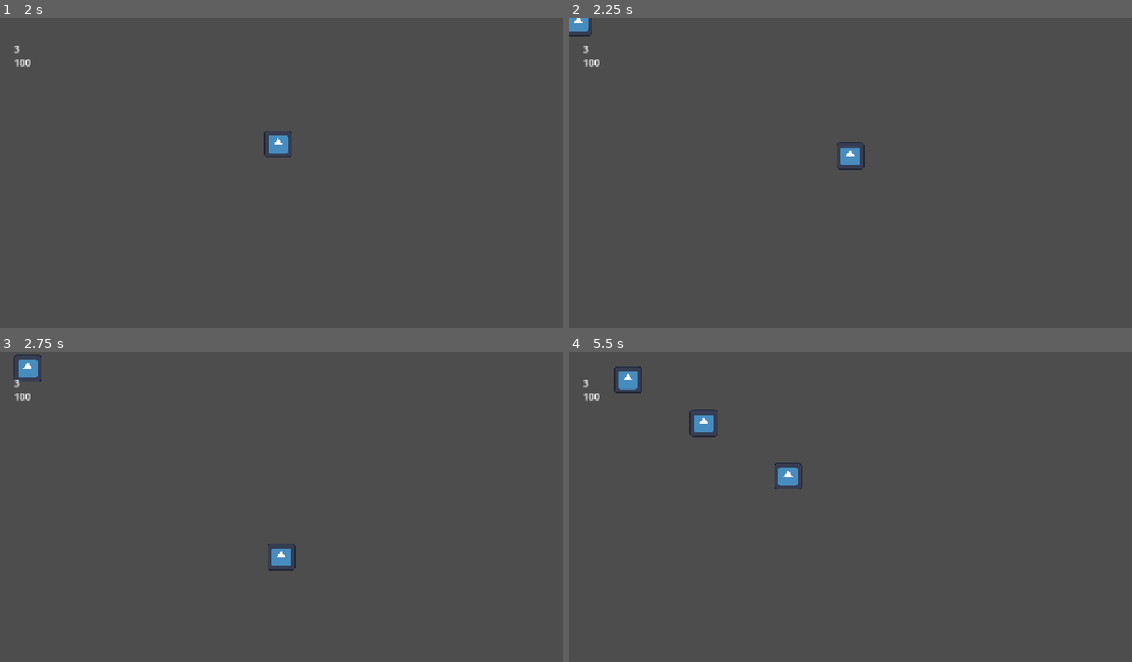
Above: before the commit, frames 1-4 (two rows, left to right).
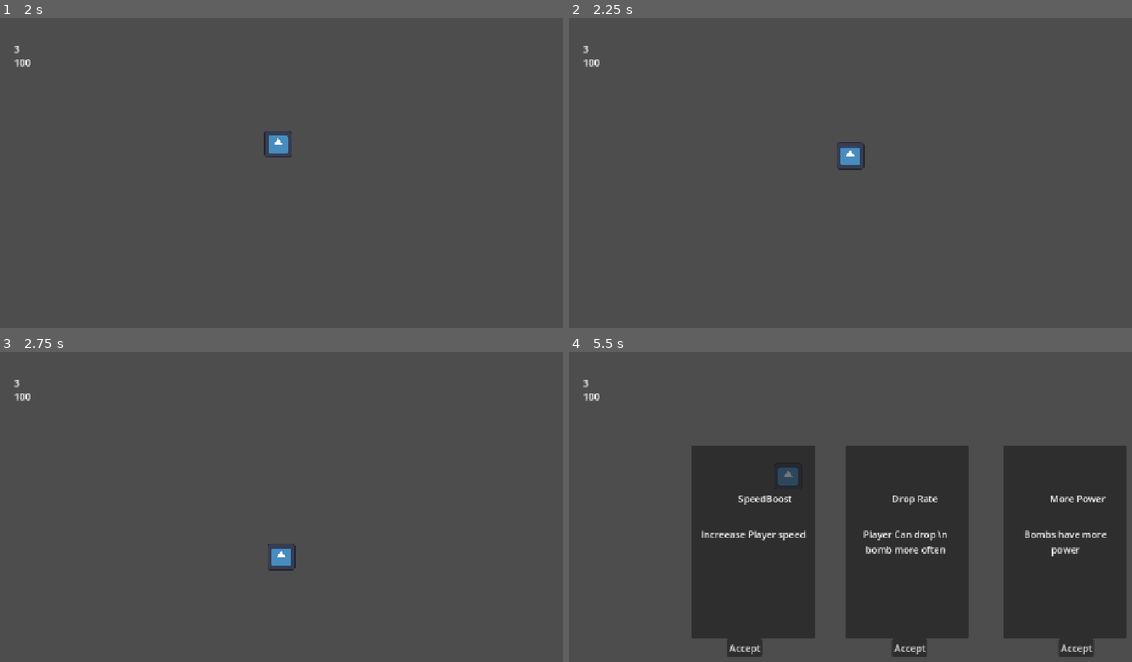
Above: after the commit, the same moments.

Repository: Yu-xo/GMTK2026
Game: Godot game, scene res://Scenes/Main/Main.tscn
Same seed, same stepped clock (60 frames per second), same inputs: the game is played once before the commit and once after it. The engine's default icon, where the game draws it, is replaced by a stand-in: a white triangle on a blue panel in a dark square.
Inputs (mouse positions are in pixels of both pictures, inside the frame that each line leads up to):
- Up to frame 1 (2 s): click "Accept" at 0.5 s; tap Enter at 1.25 s; move the mouse to (484, 188) at 1.27 s; hold D (right) from 1.28 s (still down); hold Shift (dash) from 1.28 s (still down)
- Up to frame 2 (2.25 s): move the mouse to (771, 225) at 2.02 s; release D (right) at 2.03 s; release Shift (dash) at 2.03 s; hold S (down) from 2.03 s (still down); click (771, 225) at 2.1 s
- Up to frame 3 (2.75 s): keep holding S (down); tap Shift (dash) at 2.3 s
- Up to frame 4 (5.5 s): move the mouse to (974, 457) at 2.77 s; release S (down) at 2.78 s; hold D (right) 2.78-3.53 s; hold Shift (dash) 2.78-3.53 s; move the mouse to (873, 618) at 3.52 s; hold W (up) 3.53-4.28 s; tap Shift (dash) at 3.6, 4.55, 5.1 s; move the mouse to (1109, 600) at 4.27 s; press the mouse at (1109, 600) at 4.28 s; hold A (left) from 4.28 s (still down); move the mouse to (704, 485) at 5.02 s; release the mouse at (704, 485) at 5.03 s

Frame 1 is identical in both runs. In frame 2, 0.2% of the frame differs, in the area x 0-5%, y 0-6%; in frame 3, 0.2%; in frame 4, 42%, in the area x 7-99%, y 4-99%.

Commit message:
FixedRefreshBug

Diff:
--- a/Data/DashLen.tres
+++ b/Data/DashLen.tres
@@ -7,5 +7,5 @@
 _name = "Long Step"
 Info = "Dash Distance"
 Type = 3
-UPdash_distance = 1.0
+UPdash_distance = 0.1
 metadata/_custom_type_script = "uid://dbu26i1iinwcm"
--- a/Scenes/Main/Main.tscn
+++ b/Scenes/Main/Main.tscn
@@ -5,7 +5,6 @@
 [ext_resource type="Script" uid="uid://dbu26i1iinwcm" path="res://Resources/UpgradeResources.gd" id="4_o8wgc"]
 [ext_resource type="Resource" uid="uid://bwximxwpp02ai" path="res://Data/SpeedBoost.tres" id="5_aw1lf"]
 [ext_resource type="Resource" uid="uid://dn4g4wddb8qyx" path="res://Data/HPBoost.tres" id="5_w20t6"]
-[ext_resource type="PackedScene" uid="uid://bs1e6rjc61nec" path="res://Scenes/EnemySpawner/EnemySpawner.tscn" id="6_w20t6"]
 [ext_resource type="Resource" uid="uid://ddryxia3wlga5" path="res://Data/BombCount.tres" id="7_wgovn"]
 [ext_resource type="Resource" uid="uid://cvdag3kln3m7c" path="res://Data/DashCD.tres" id="8_cv8e0"]
 [ext_resource type="Resource" uid="uid://ct6if0pvbt0us" path="res://Data/DashLen.tres" id="9_hkvnm"]
@@ -17,8 +16,6 @@
 
 [node name="Player" parent="." unique_id=1541806321 instance=ExtResource("1_p8rbg")]
 position = Vector2(334, 215)
-
-[node name="EnemySpawner" parent="." unique_id=1827537512 instance=ExtResource("6_w20t6")]
 
 [node name="UpgradeUI" type="CanvasLayer" parent="." unique_id=800298322]
 
@@ -154,3 +151,9 @@
 offset_right = 154.0
 offset_bottom = 361.0
 text = "Accept"
+
+[node name="Timer" type="Timer" parent="UpgradeUI" unique_id=1867406940]
+wait_time = 5.0
+autostart = true
+
+[connection signal="timeout" from="UpgradeUI/Timer" to="UpgradeUI/UpgradePanelHolder" method="_on_timer_timeout"]
--- a/Scripts/upgrade_panel_holder.gd
+++ b/Scripts/upgrade_panel_holder.gd
@@ -106,3 +106,8 @@
 	player._update_stats()
 
 	visible = false
+
+
+func _on_timer_timeout() -> void:
+	open_upgrade_screen()
+	self.visible = true
--- a/project.godot
+++ b/project.godot
@@ -63,6 +63,7 @@
 dash={
 "deadzone": 0.2,
 "events": [Object(InputEventKey,"resource_local_to_scene":false,"resource_name":"","device":-1,"window_id":0,"alt_press …(195 unchanged characters)…
+, Object(InputEventMouseButton,"resource_local_to_scene":false,"resource_name":"","device":-1,"window_id":0,"alt_pressed":false,"shift_pressed":false,"ctrl_pressed":false,"meta_pressed":false,"button_mask":2,"position":Vector2(89, 6),"global_position":Vector2(101, 66),"factor":1.0,"button_index":2,"canceled":false,"pressed":true,"double_click":false,"script":null)
 ]
 }
 
